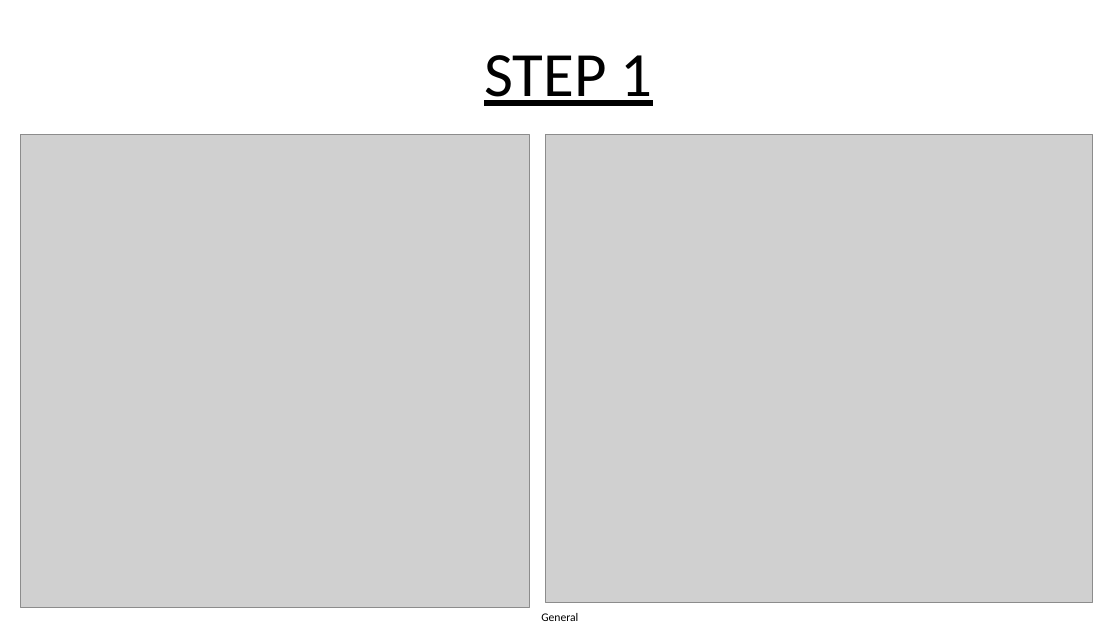
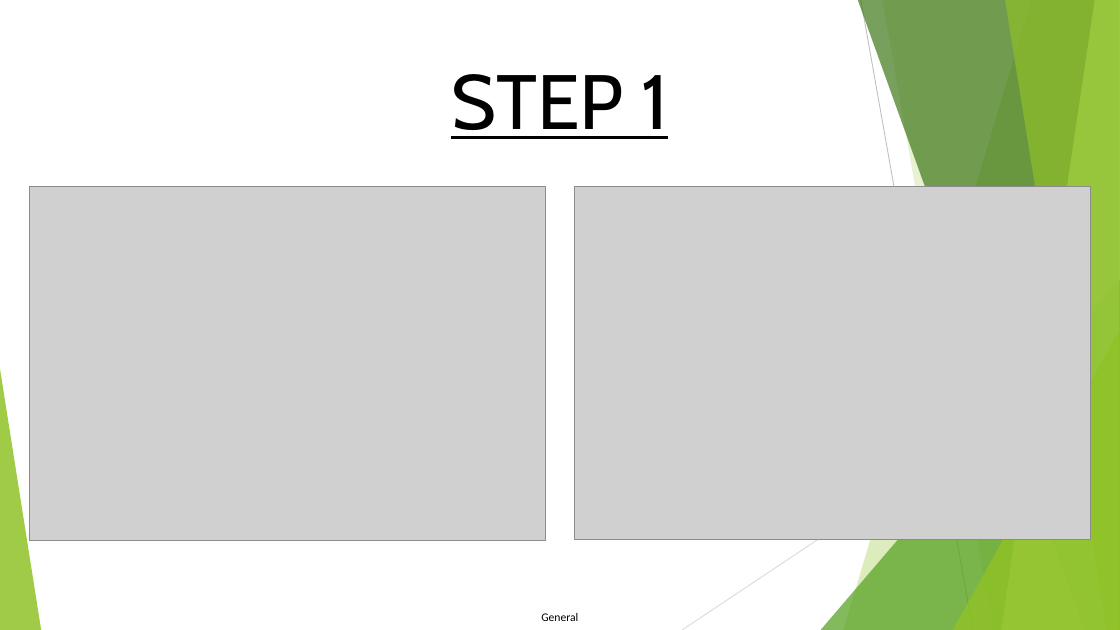
Before and after one commit to Tunir10Chaudhuri/Case_Study_Group_4, a slide deck: slide 2 of Progress.pptx. Drawn at 1120x630 pixels with LibreOffice and Linux fonts; fonts in the diff are those of the drawing; grey boxes stand for pictures. Boxes give left, top, right and bottom in pixels: in the first picture for what was removed or moved away, otherwise in the second. Text is boxed around its words. In the diff, an @@ line names an element or a change of style, - is before the commit and + after.

```diff
--- a/Progress.pptx
+++ b/Progress.pptx
@@ text "STEP 1": place and size @@
-text "STEP 1" at <box>484,55,653,106</box>
+text "STEP 1" at <box>451,74,668,139</box>
@@ text "STEP 1" at <box>451,74,668,139</box>: size 54 to 66 pt, font Calibri to Cabin; line spacing 1 to 0.9; more space between paragraphs; vertical alignment top to middle @@
@@ picture: place and size @@
-picture at <box>20,134,529,607</box>
+picture at <box>29,187,545,540</box>
@@ picture: place and size @@
-picture at <box>545,134,1093,602</box>
+picture at <box>575,187,1091,539</box>
@@ group added at <box>0,0,1120,630</box>: 5 freeform shapes, 3 triangles, 2 lines @@
```
Also in this commit, not shown: 5 other slides changed, 1 slide added, 1 slide removed.
